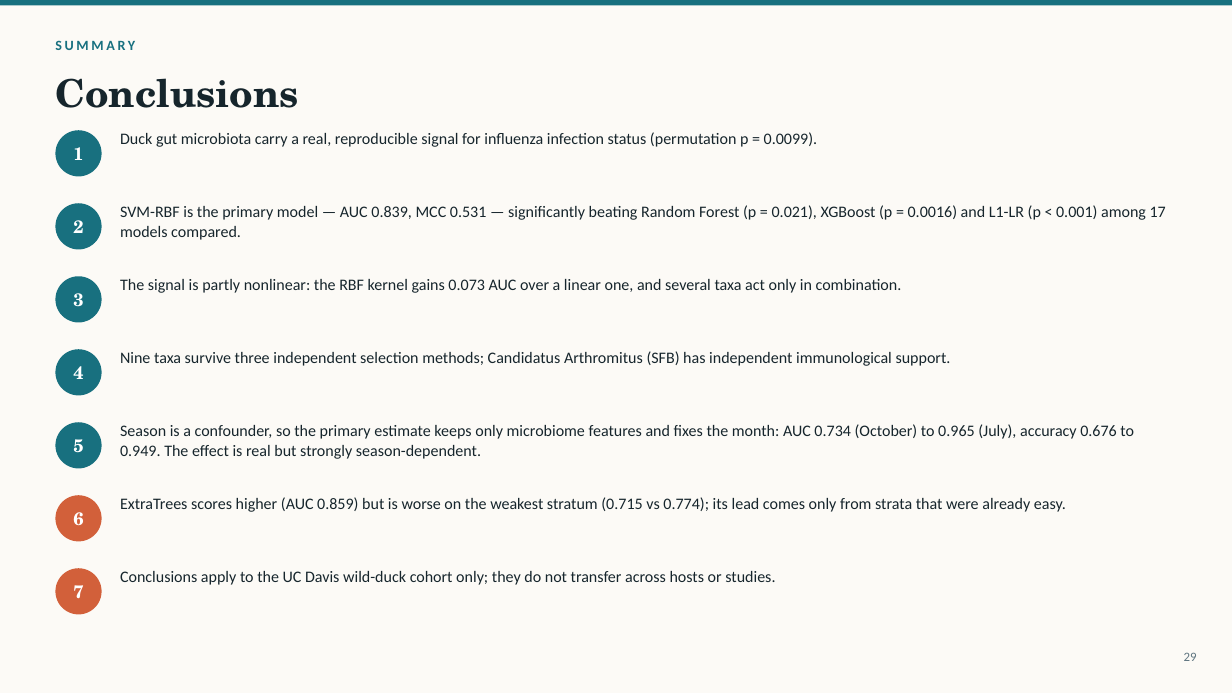
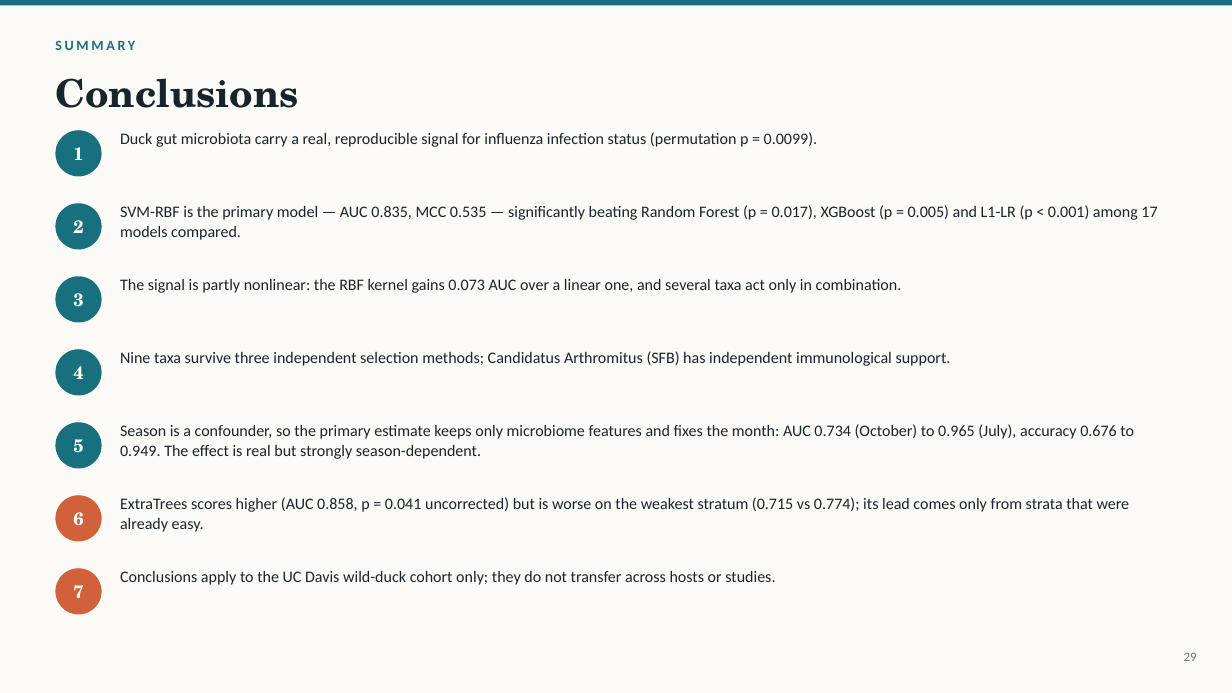
Before and after one commit to pengsihua2023/Christina-machine-learning-project, a slide deck: slide 29 of slides/Influenza_Microbiome_ML_Overview.pptx. Drawn at 1232x693 pixels with LibreOffice and Linux fonts; fonts in the diff are those of the drawing. Boxes give left, top, right and bottom in pixels: in the first picture for what was removed or moved away, otherwise in the second. Text is boxed around its words. In the diff, an @@ line names an element or a change of style, - is before the commit and + after.

```diff
--- a/slides/Influenza_Microbiome_ML_Overview.pptx
+++ b/slides/Influenza_Microbiome_ML_Overview.pptx
@@ text at <box>120,205,1157,240</box>: text changed @@
-SVM-RBF is the primary model — AUC 0.839, MCC 0.531 — significantly beating Random Forest (p = 0.021), XGBoost (p = 0.0016) and L1-LR (p < 0.001) among 17 models compared.
+SVM-RBF is the primary model — AUC 0.835, MCC 0.535 — significantly beating Random Forest (p = 0.017), XGBoost (p = 0.005) and L1-LR (p < 0.001) among 17 models compared.
@@ text at <box>120,497,1130,532</box>: text changed @@
-ExtraTrees scores higher (AUC 0.859) but is worse on the weakest stratum (0.715 vs 0.774); its lead comes only from strata that were already easy.
+ExtraTrees scores higher (AUC 0.858, p = 0.041 uncorrected) but is worse on the weakest stratum (0.715 vs 0.774); its lead comes only from strata that were already easy.
```
Also in this commit, not shown: 6 other slides changed, 25 other files.
